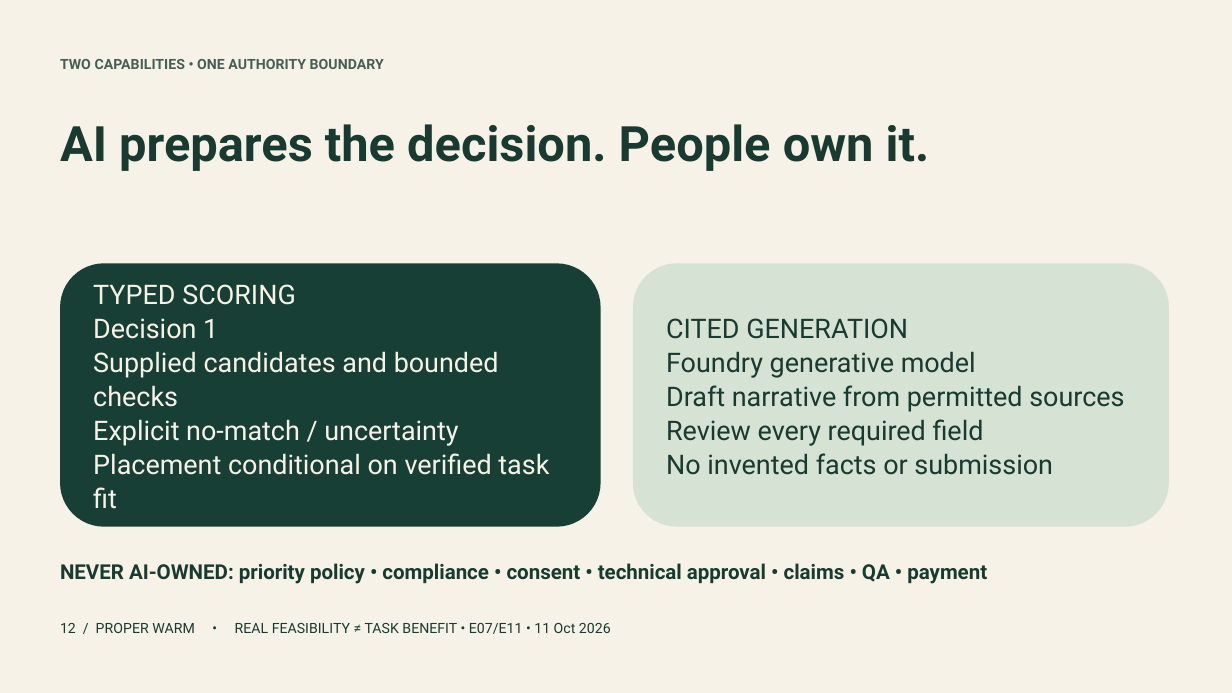
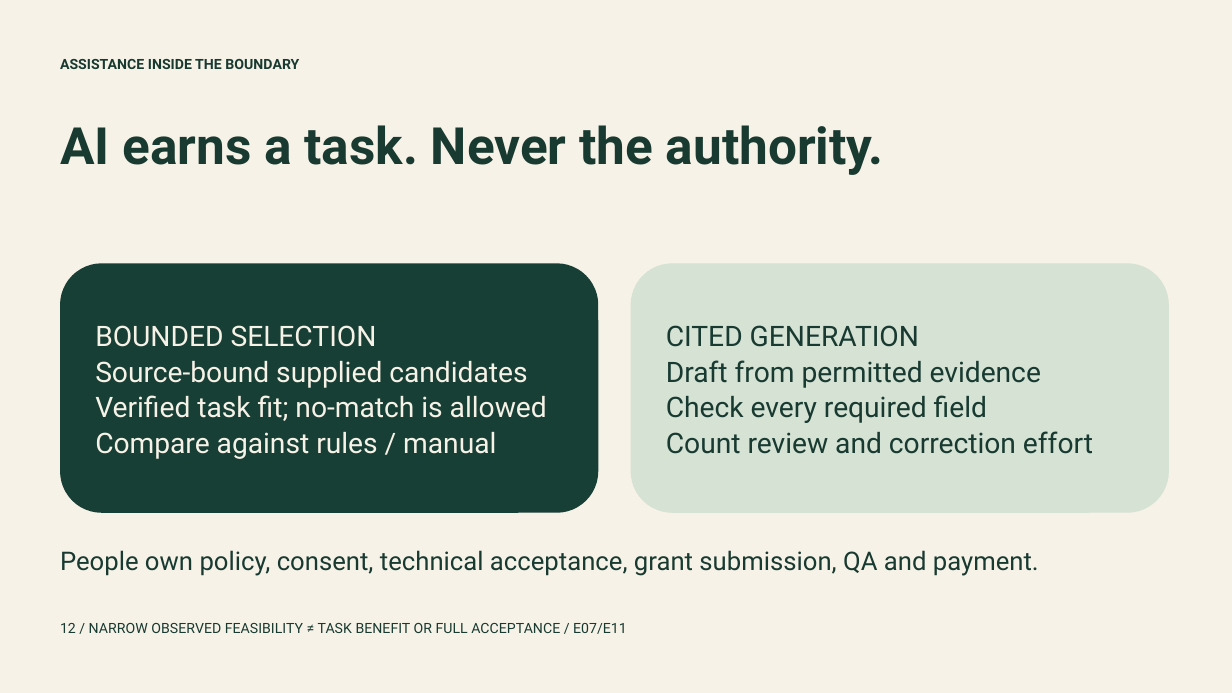
Before and after one commit to jmservera/ama, a slide deck: slide 12 of docs/capstone/deck/proper-warm-executive-draft.pptx. Drawn at 1232x693 pixels with LibreOffice and Linux fonts; fonts in the diff are those of the drawing. Boxes give left, top, right and bottom in pixels: in the first picture for what was removed or moved away, otherwise in the second. Text is boxed around its words. In the diff, an @@ line names an element or a change of style, - is before the commit and + after.

```diff
--- a/docs/capstone/deck/proper-warm-executive-draft.pptx
+++ b/docs/capstone/deck/proper-warm-executive-draft.pptx
@@ text at <box>60,59,299,69</box>: text changed; text colour #446056 to #183A31 @@
-TWO CAPABILITIES • ONE AUTHORITY BOUNDARY
+ASSISTANCE INSIDE THE BOUNDARY
@@ text at <box>60,125,883,175</box>: text changed; size 38 to 40 pt @@
-AI prepares the decision. People own it.
+AI earns a task. Never the authority.
@@ rounded rectangle "BOUNDED SELECTION": place and size @@
-rounded rectangle "BOUNDED SELECTION" at <box>60,263,601,527</box>
+rounded rectangle "BOUNDED SELECTION" at <box>60,263,599,513</box>
@@ rounded rectangle "CITED GENERATION": place and size @@
-rounded rectangle "CITED GENERATION" at <box>633,263,1169,527</box>
+rounded rectangle "CITED GENERATION" at <box>631,263,1170,513</box>
@@ text in rounded rectangle at <box>95,325,547,459</box>: text changed; size 21 to 22 pt @@
-TYPED SCORING
-Decision 1
-Supplied candidates and bounded checks
-Explicit no-match / uncertainty
-Placement conditional on verified task fit
+BOUNDED SELECTION
+Source-bound supplied candidates
+Verified task fit; no-match is allowed
+Compare against rules / manual
@@ text in rounded rectangle at <box>666,325,919,347</box>: size 21 to 22 pt in "CITED GENERATION" @@
@@ text in rounded rectangle at <box>666,360,1093,454</box>: text changed; size 21 to 22 pt @@
-Foundry generative model
-Draft narrative from permitted sources
-Review every required field
-No invented facts or submission
+Draft from permitted evidence
+Check every required field
+Count review and correction effort
@@ text at <box>60,550,1039,576</box>: text changed; size 16 to 20 pt; bold off @@
-NEVER AI-OWNED: priority policy • compliance • consent • technical approval • claims • QA • payment
+People own policy, consent, technical acceptance, grant submission, QA and payment.
@@ text at <box>60,623,627,634</box>: text changed @@
-12 / PROPER WARM • REAL FEASIBILITY ≠ TASK BENEFIT • E07/E11 • 11 Oct 2026
+12 / NARROW OBSERVED FEASIBILITY ≠ TASK BENEFIT OR FULL ACCEPTANCE / E07/E11
```
Also in this commit, not shown: 4 other slides changed, 13 slides added, 13 slides removed, 37 other files.
